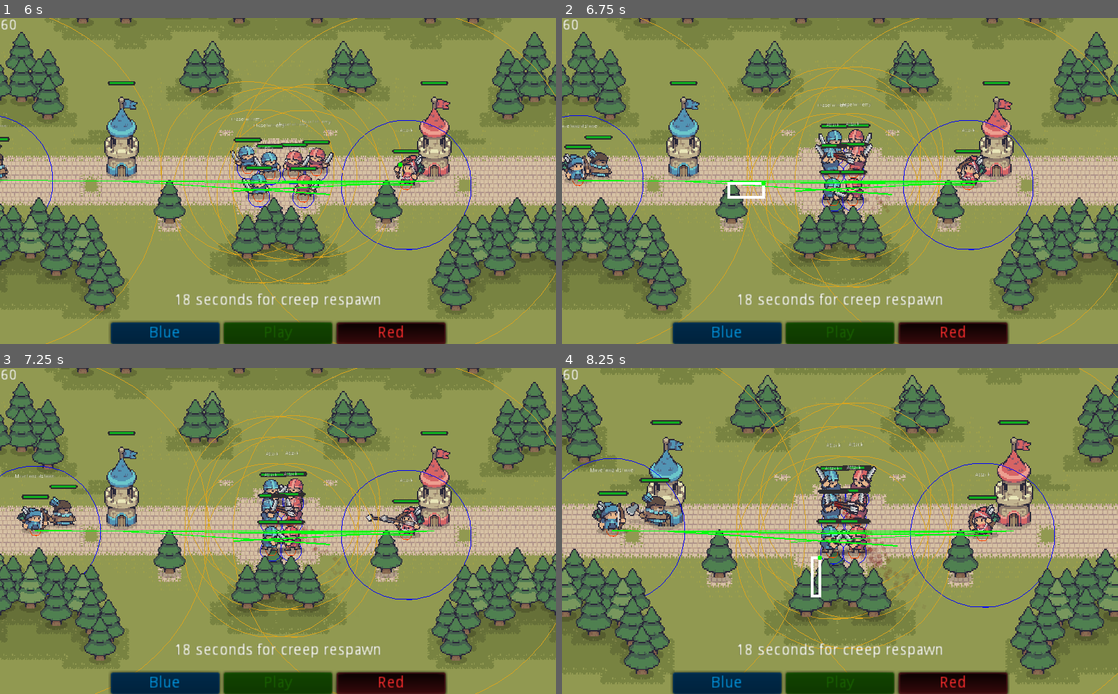
Above: before the commit, frames 1-4 (two rows, left to right).
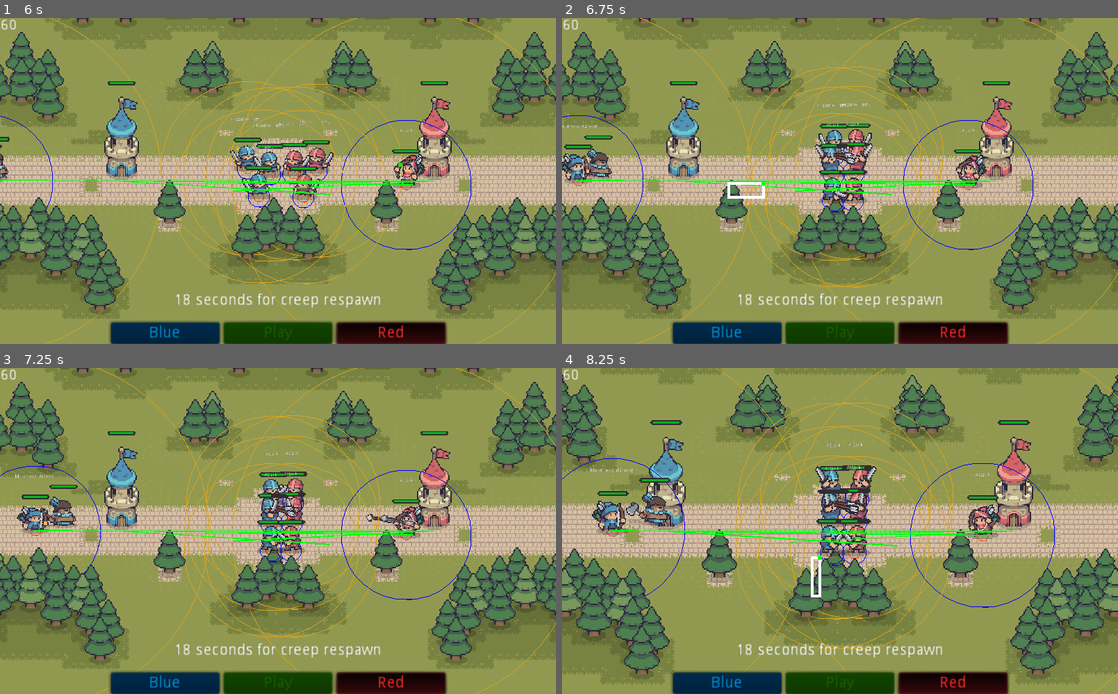
Above: after the commit, the same moments.

Repository: spicylobstergames/shotcaller-godot
Game: Godot game, scene res://TestScene.tscn
Same seed, same stepped clock (60 frames per second), same inputs: the game is played once before the commit and once after it.
Inputs (mouse positions are in pixels of both pictures, inside the frame that each line leads up to):
- Up to frame 1 (6 s): click "Play" at 0.5 s; click "Blue" at 1.25 s; click "Red" at 2 s; click "Blue" at 2.75 s; click "Red" at 3.5 s; click "Blue" at 4.25 s; click "Red" at 5 s; tap Enter at 5.75 s; move the mouse to (400, 164) at 5.77 s; hold Right mouse button (give_target) from 5.78 s (still down); click (400, 164) at 5.92 s
- Up to frame 2 (6.75 s): release Right mouse button (give_target) at 6.5 s; drag from (728, 197) to (834, 158) at 6.52 s
- Up to frame 3 (7.25 s): no input
- Up to frame 4 (8.25 s): move the mouse to (895, 459) at 7.27 s; hold Mouse wheel up (zoom_in) 7.28-8 s; click (895, 459) at 7.42 s; drag from (812, 596) to (834, 482) at 8.02 s

Frame 1 is identical in both runs. In frame 2, less than 0.1% of the frame differs, in the area x 48-59%, y 41-59%; in frame 3, less than 0.1%; in frame 4, 0.3%, in the area x 49-63%, y 40-68%.

Commit message:
Arrow stick without blood

Diff:
--- a/Prototype/Character/Child/Creep/RangeCreep/ArrowStuck.gd
+++ /dev/null
@@ -1,6 +0,0 @@
-extends Sprite
-
-func _ready():
-	var blood_aim = lerp($BloodLowerBound.position, $BloodUpperBound.position, 0.5)
-
-	$Particles2D.rotation = blood_aim.angle()
--- a/Prototype/Character/Child/Creep/RangeCreep/ArrowStuck.tscn
+++ b/Prototype/Character/Child/Creep/RangeCreep/ArrowStuck.tscn
@@ -1,73 +1,30 @@
-[gd_scene load_steps=10 format=2]
+[gd_scene load_steps=4 format=2]
 
 [ext_resource path="res://Assets/Character/Creep/RangeCreep/ArrowStuck.png" type="Texture" id=1]
-[ext_resource path="res://Character/Child/Creep/RangeCreep/ArrowStuck.gd" type="Script" id=2]
-
-[sub_resource type="Gradient" id=1]
-offsets = PoolRealArray( 0, 0.283489, 1 )
-colors = PoolColorArray( 1, 0, 0, 1, 0.537255, 0, 0, 1, 0.164706, 0, 0, 0 )
-
-[sub_resource type="GradientTexture" id=2]
-gradient = SubResource( 1 )
-
-[sub_resource type="Curve" id=4]
-_data = [ Vector2( 0, 0.25 ), 0.0, 0.0, 0, 0, Vector2( 0.587209, 1 ), 0.0, 0.0, 0, 0, Vector2( 1, 1 ), 0.0, 0.0, 0, 0 ]
-
-[sub_resource type="CurveTexture" id=5]
-curve = SubResource( 4 )
-
-[sub_resource type="ParticlesMaterial" id=3]
-flag_disable_z = true
-direction = Vector3( 1, 0.31, 0 )
-spread = 5.0
-gravity = Vector3( 0, 98, 0 )
-initial_velocity = 100.0
-initial_velocity_random = 0.7
-angular_velocity = 5.48
-angular_velocity_random = 1.0
-orbit_velocity = 0.0
-orbit_velocity_random = 0.0
-angle = 360.0
-angle_random = 1.0
-scale = 3.41
-scale_curve = SubResource( 5 )
-color_ramp = SubResource( 2 )
 
 [sub_resource type="Animation" id=6]
 resource_name = "Blood"
-length = 25.0
+length = 10.0
 tracks/0/type = "value"
-tracks/0/path = NodePath(".:self_modulate")
+tracks/0/path = NodePath(".:modulate")
 tracks/0/interp = 1
 tracks/0/loop_wrap = true
 tracks/0/imported = false
 tracks/0/enabled = true
 tracks/0/keys = {
-"times": PoolRealArray( 0, 20 ),
+"times": PoolRealArray( 5.6, 10 ),
 "transitions": PoolRealArray( 1, 1 ),
 "update": 0,
-"values": [ Color( 1, 1, 1, 1 ), Color( 0.721569, 0, 0, 1 ) ]
+"values": [ Color( 1, 1, 1, 1 ), Color( 1, 1, 1, 0 ) ]
 }
-tracks/1/type = "value"
-tracks/1/path = NodePath(".:modulate")
+tracks/1/type = "method"
+tracks/1/path = NodePath(".")
 tracks/1/interp = 1
 tracks/1/loop_wrap = true
 tracks/1/imported = false
 tracks/1/enabled = true
 tracks/1/keys = {
-"times": PoolRealArray( 20, 25 ),
-"transitions": PoolRealArray( 1, 1 ),
-"update": 0,
-"values": [ Color( 1, 1, 1, 1 ), Color( 1, 1, 1, 0 ) ]
-}
-tracks/2/type = "method"
-tracks/2/path = NodePath(".")
-tracks/2/interp = 1
-tracks/2/loop_wrap = true
-tracks/2/imported = false
-tracks/2/enabled = true
-tracks/2/keys = {
-"times": PoolRealArray( 25.4 ),
+"times": PoolRealArray( 10 ),
 "transitions": PoolRealArray( 1 ),
 "values": [ {
 "args": [  ],
@@ -101,36 +58,10 @@
 "update": 0,
 "values": [ Color( 1, 1, 1, 1 ) ]
 }
-tracks/2/type = "value"
-tracks/2/path = NodePath("Particles2D:amount")
-tracks/2/interp = 1
-tracks/2/loop_wrap = true
-tracks/2/imported = false
-tracks/2/enabled = true
-tracks/2/keys = {
-"times": PoolRealArray( 0 ),
-"transitions": PoolRealArray( 1 ),
-"update": 0,
-"values": [ 64 ]
-}
 
 [node name="ArrowStuck" type="Sprite"]
 texture = ExtResource( 1 )
 offset = Vector2( -5, 0 )
-script = ExtResource( 2 )
-
-[node name="Particles2D" type="Particles2D" parent="."]
-modulate = Color( 1, 1, 1, 0.278431 )
-rotation = -3.14159
-amount = 64
-local_coords = false
-process_material = SubResource( 3 )
-
-[node name="BloodUpperBound" type="Position2D" parent="."]
-position = Vector2( -5.1875, -8.5 )
-
-[node name="BloodLowerBound" type="Position2D" parent="."]
-position = Vector2( -5.0625, 8.6875 )
 
 [node name="AnimationPlayer" type="AnimationPlayer" parent="."]
 autoplay = "Blood"
